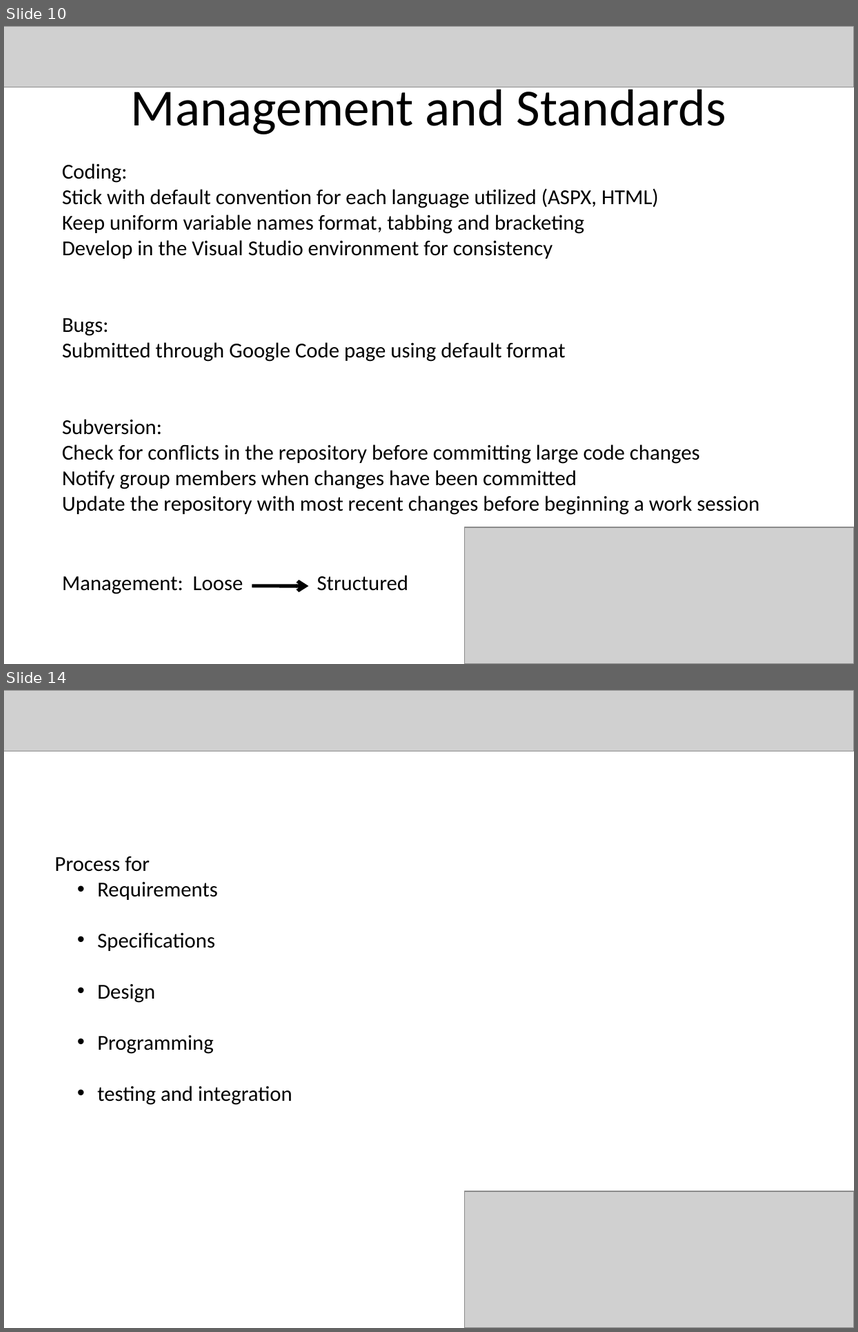
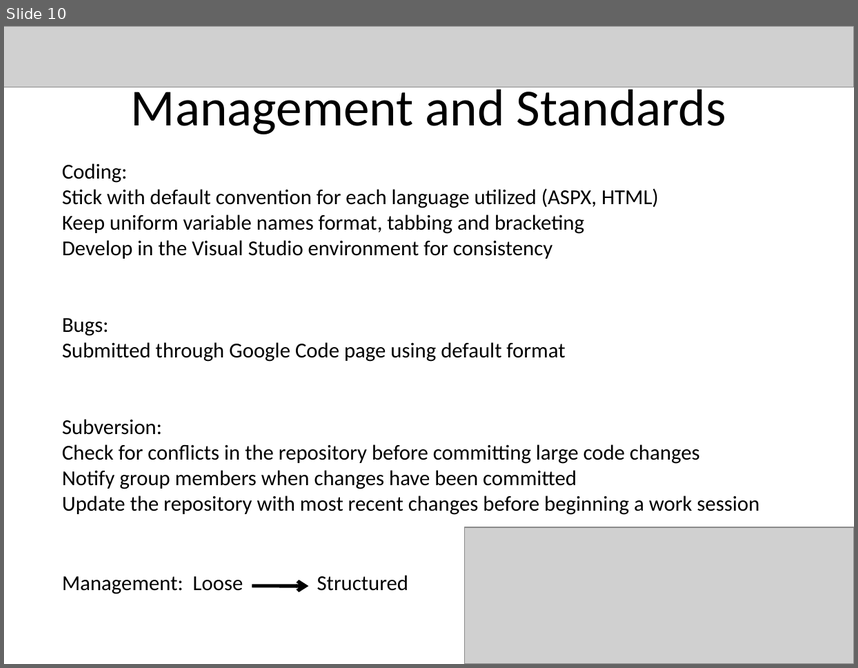
Before and after one commit to bjarratt/csce431-team1, a slide deck: Presentation/Presentation.pptx. Shown one above the other, each under a label of ours: slides 10 and 14 before the commit, slide 10 after it; the slides between them are not shown. The pictures are 858x1332 and 858x668 pixels, drawn with LibreOffice and Linux fonts; fonts in the diff are those of the drawing; grey boxes stand for pictures. Boxes give left, top, right and bottom in pixels: in the first picture for what was removed or moved away, otherwise in the second. Text is boxed around its words. In the diff, an @@ line names an element or a change of style, - is before the commit and + after.

```diff
--- a/Presentation/Presentation.pptx
+++ b/Presentation/Presentation.pptx
@@ slide 14 removed at box(4, 690, 854, 1328), background #FFFFFF @@
@@ picture removed at box(4, 690, 854, 751) @@
@@ text removed at box(55, 856, 292, 1105) @@
-Process for
-  • Requirements
-  • Specifications
-  • Design
-  • Programming
-  • testing and integration
@@ picture removed at box(465, 1191, 854, 1328) @@
```
Also in this commit, not shown: 4 slides changed, 1 slide added, 4 other slides removed.
